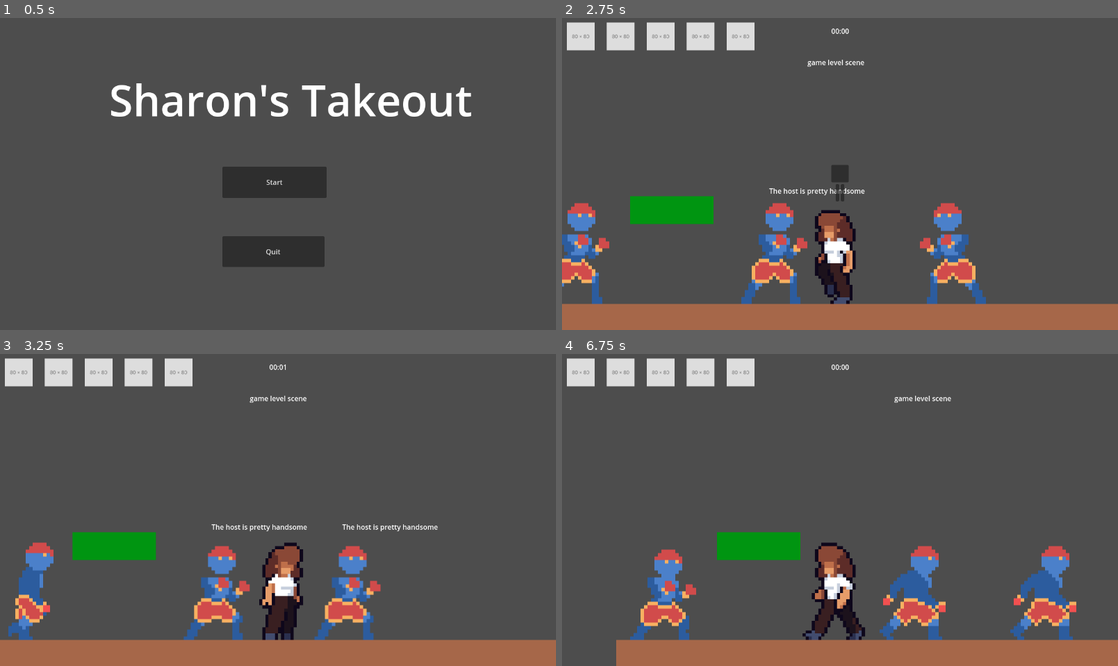
Above: before the commit, frames 1-4 (two rows, left to right).
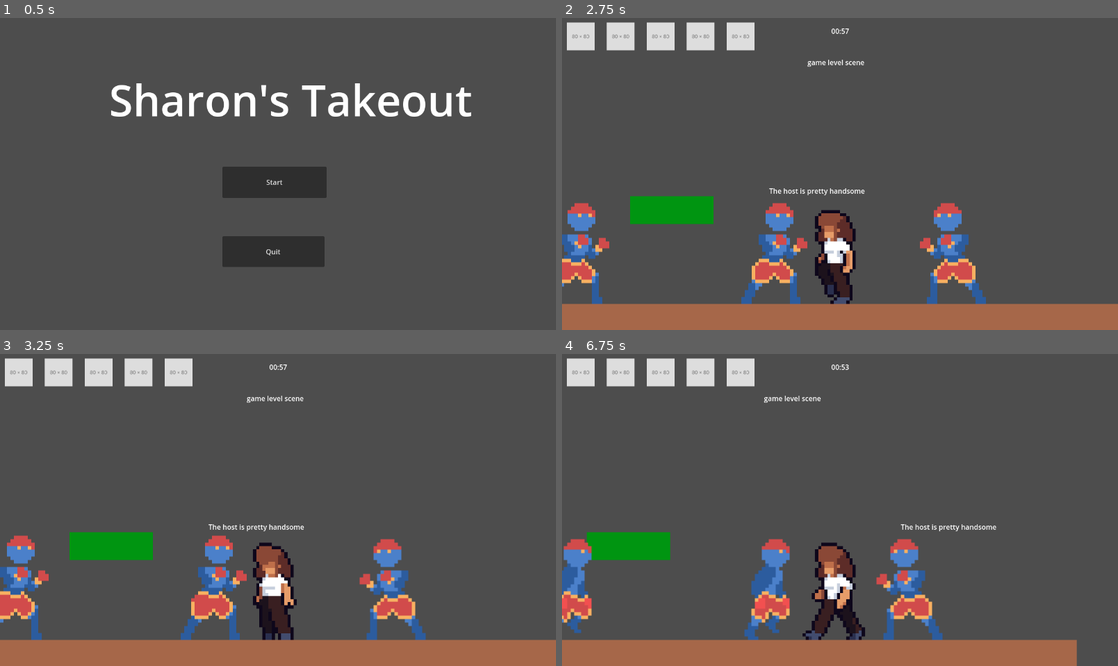
Above: after the commit, the same moments.

Repository: alexgaaranes/coss-gj-2025
Game: Godot game, scene res://levels/menu.tscn
Two runs of this game, one before a commit and one after it. Both use one fixed random seed, a clock stepped at 60 frames per second and the inputs below.
Inputs (mouse positions are in pixels of both pictures, inside the frame that each line leads up to):
- Up to frame 1 (0.5 s): no input
- Up to frame 2 (2.75 s): click "Start" at 0.5 s; tap Enter (ui_accept) at 1.25, 2.27, 2.3, 2.57 s; hold D (move_right) 1.28-2.03 s; hold Enter (ui_accept) 1.28-2.03 s; hold A (move_left) from 2.03 s (still down); tap Space (interact_food) at 2.1 s
- Up to frame 3 (3.25 s): release A (move_left) at 2.75 s; click (278, 528) at 2.77 s
- Up to frame 4 (6.75 s): hold Enter (ui_accept) 3.53-4.28 s; hold D (move_right) 3.53-5 s; tap Space (interact_food) at 4.35, 6.6 s; tap Enter (ui_accept) at 4.52, 4.55, 4.82 s; click (840, 528) at 5.02 s; hold Enter (ui_accept) 5.78-6.53 s; hold A (move_left) from 5.78 s (still down)

Frame 1 is identical in both runs. In frame 2, 0.2% of the frame differs, in the area x 48-52%, y 3-59%; in frame 3, 9.4%; in frame 4, 12%, in the area x 0-100%, y 3-100%.

Commit message:
feat: point on timer connected to HUD

Diff:
--- a/scripts/game/game_logic.gd
+++ b/scripts/game/game_logic.gd
@@ -2,7 +2,7 @@
 
 @export var max_points := 5000 #TODO: placeholder values only
 @export var points_per_tupperware := 1000 #TODO: placeholder values only
-@export var timer_countdown := 2 #TODO: replace this with actual time limit, this is for testing only
+@export var timer_countdown := 60 #TODO: replace this with actual time limit, this is for testing only
 
 var points: int = 0
 var time_left: float = 0.0
@@ -18,6 +18,8 @@
 	hud.hide_all_status_panels()
 	hud.update_tupperwares(points, max_points, points_per_tupperware)
 	hud.update_timer_label(time_left)
+
+	GlobalSignals.connect("is_finished_stealing_food", self.add_points)
 
 	#test_points_sequence()  uncomment this for testing of win condition
 
@@ -40,7 +42,7 @@
 
 	points = clamp(points + amount, 0, max_points)
 	hud.update_tupperwares(points, max_points, points_per_tupperware)
-
+	print("Points: " + str(points))
 	if points >= max_points:
 		game_won()
 
--- a/scripts/timing_indicator/timer.gd
+++ b/scripts/timing_indicator/timer.gd
@@ -60,7 +60,7 @@
 			print("Skill Check Successful!")
 			add_food_weight()
 			input_feedback(true)
-			GlobalSignals.emit_signal("is_finished_stealing_food")
+			GlobalSignals.emit_signal("is_finished_stealing_food", 500)
 		else:
 			print("Skill Check Failed")
 			input_feedback(false)
